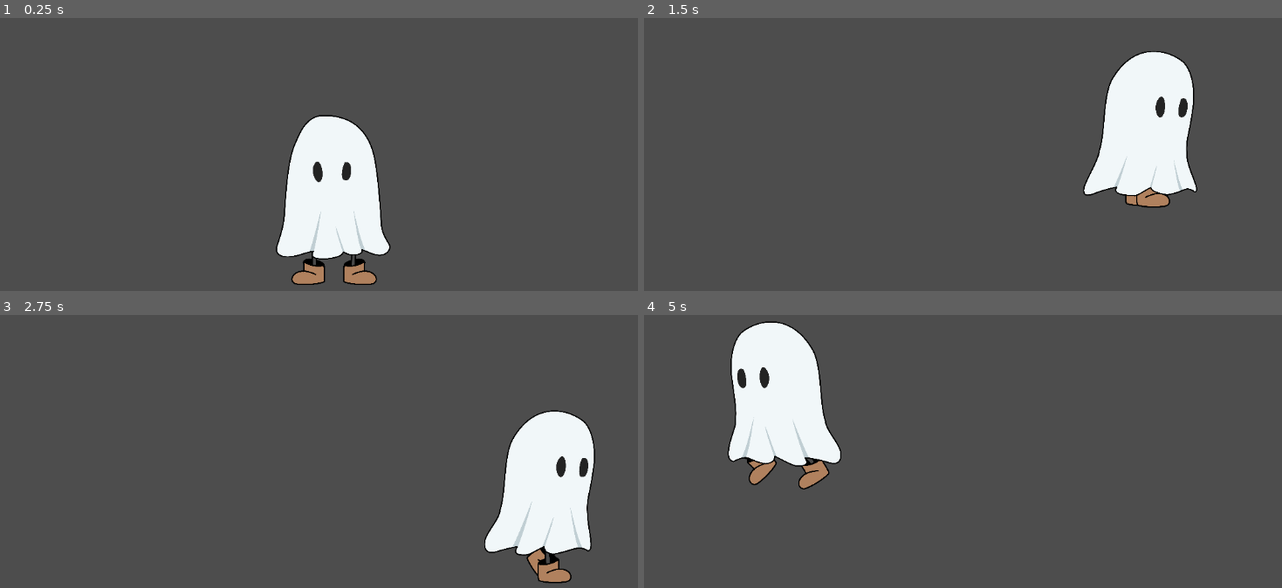
Above: before the commit, frames 1-4 (two rows, left to right).
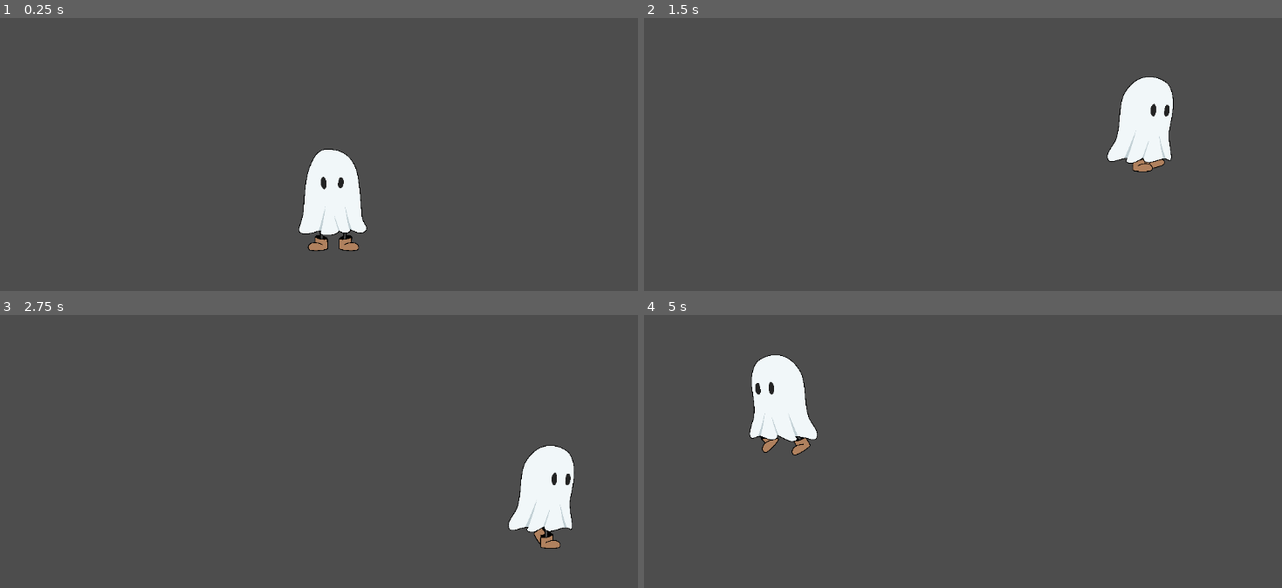
Above: after the commit, the same moments.

Repository: gerlyntan07/Light-Shop_Game
Game: Godot game, scene res://player.tscn
The game is run twice, just before and just after one commit, with the same random seed, the same clock (stepped at 60 frames per second) and the same inputs.
Inputs:
- Up to frame 1 (0.25 s): no input
- Up to frame 2 (1.5 s): hold Right (move_right) 0.53-1.28 s; tap Space (jump) at 0.77 s; hold Left (move_left) from 1.28 s (still down)
- Up to frame 3 (2.75 s): tap Space (jump) at 1.52 s; release Left (move_left) at 2.03 s; hold Right (move_right) from 2.03 s (still down)
- Up to frame 4 (5 s): tap Space (jump) at 3.02, 3.77, 4.52 s; release Right (move_right) at 3.53 s; hold Left (move_left) from 3.53 s (still down)

The runs differ from the first frame. In frame 1, 5.8% of the frame differs, in the area x 43-62%, y 35-98%; in frame 2, 5.2%; in frame 3, 5.4%; in frame 4, 5.5%.

Commit message:
resize character and remove 2nd frame in jump sprite

Diff:
--- a/light-shop/player.tscn
+++ b/light-shop/player.tscn
@@ -28,10 +28,7 @@
 "duration": 1.0,
 "texture": ExtResource("4_jr7ob")
 }, {
-"duration": 1.0,
-"texture": ExtResource("5_xhayl")
-}, {
-"duration": 1.0,
+"duration": 2.1,
 "texture": ExtResource("6_38xa6")
 }, {
 "duration": 1.0,
@@ -42,7 +39,7 @@
 }],
 "loop": true,
 "name": &"jump",
-"speed": 6.0
+"speed": 5.0
 }, {
 "frames": [{
 "duration": 1.0,
@@ -60,7 +57,7 @@
 }]
 
 [sub_resource type="RectangleShape2D" id="RectangleShape2D_403ri"]
-size = Vector2(174, 279)
+size = Vector2(933.334, 1766.67)
 
 [node name="Player" type="Area2D"]
 position = Vector2(598, 497)
@@ -68,11 +65,12 @@
 metadata/_edit_group_ = true
 
 [node name="AnimatedSprite2D" type="AnimatedSprite2D" parent="."]
-scale = Vector2(0.15, 0.15)
+scale = Vector2(0.09, 0.09)
 sprite_frames = SubResource("SpriteFrames_ss6jg")
 animation = &"jump"
-frame_progress = 0.783749
+frame_progress = 0.153338
 
 [node name="CollisionShape2D" type="CollisionShape2D" parent="."]
-position = Vector2(1, 0.5)
+position = Vector2(6, 4.49997)
+scale = Vector2(0.09, 0.09)
 shape = SubResource("RectangleShape2D_403ri")
